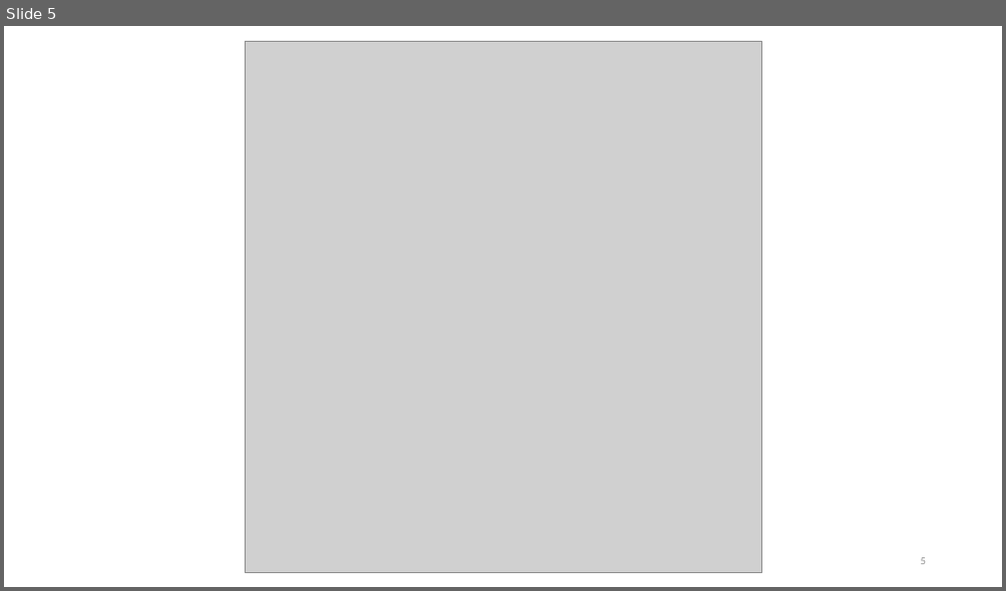
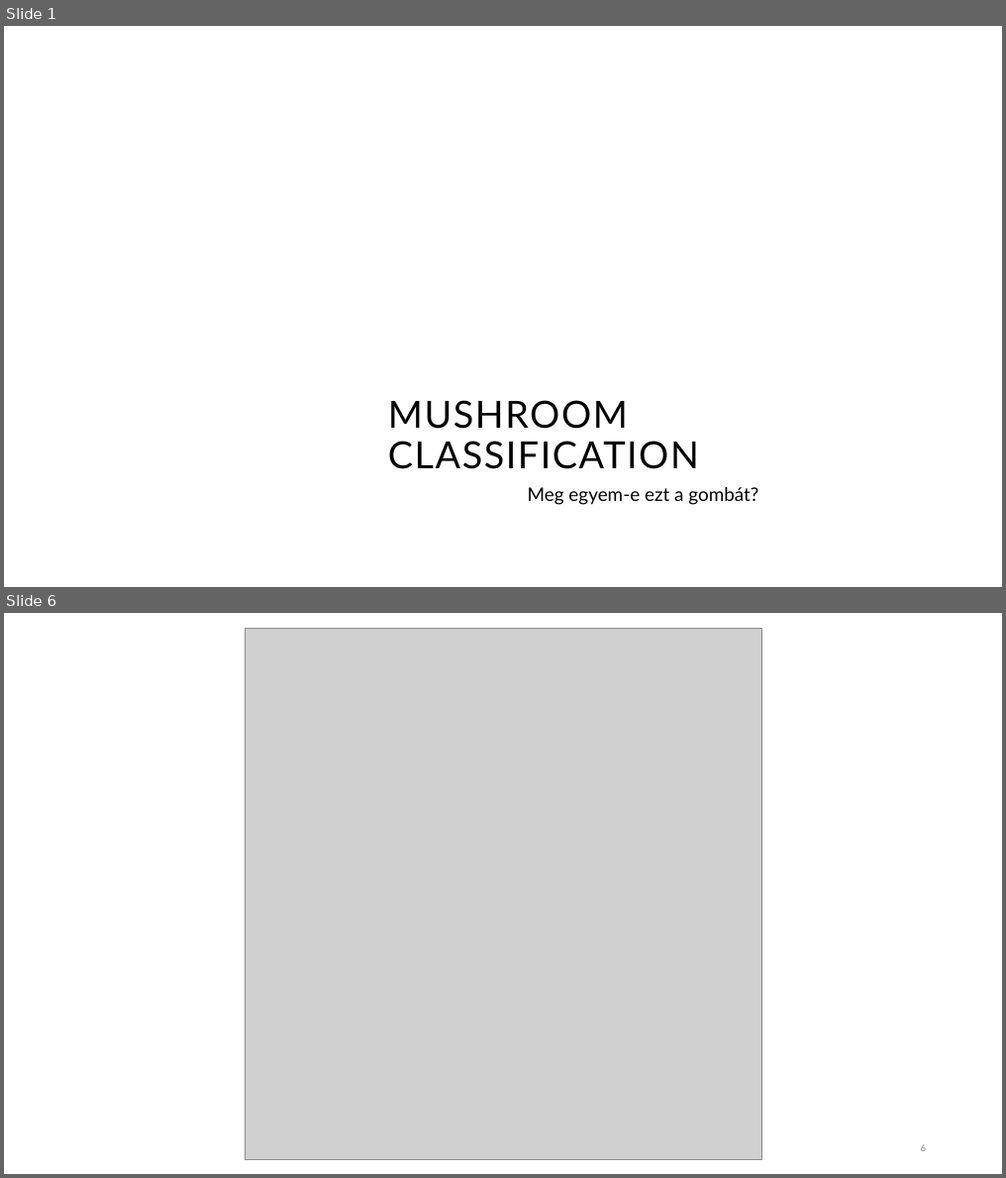
Before and after one commit to darabosmateOE/mushroom_classification, a slide deck: shrooms.pptx. Shown one above the other, each under a label of ours: slide 5 before the commit, slides 1 and 6 after it; the slides between them are not shown. The pictures are 1006x591 and 1006x1178 pixels, drawn with LibreOffice and Linux fonts; fonts in the diff are those of the drawing; grey boxes stand for pictures; background and template pictures are left out. Boxes give left, top, right and bottom in pixels: in the first picture for what was removed or moved away, otherwise in the second. Text is boxed around its words. In the diff, an @@ line names an element or a change of style, - is before the commit and + after.

```diff
--- a/shrooms.pptx
+++ b/shrooms.pptx
@@ slide 1 added at <box>4,26,1002,587</box>, background #FFFFFF @@
@@ title added at <box>388,400,699,470</box>, 36 pt, text #000000 @@
+MUSHROOM CLASSIFICATION
@@ subtitle added at <box>528,487,758,505</box>, 18 pt, text #000000 @@
+Meg egyem-e ezt a gombát?
@@ what was slide 5 is now slide 6 @@
@@ page number at <box>921,1145,926,1152</box>: text changed @@
-5
+6
```
Also in this commit, not shown: 1 slide changed, 3 other slides added, 4 slides removed.
